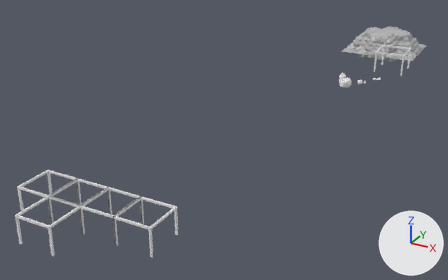
The Blender file Assets/Models/blender/maps/physics-map.blend as it was, and as the next commit left it.
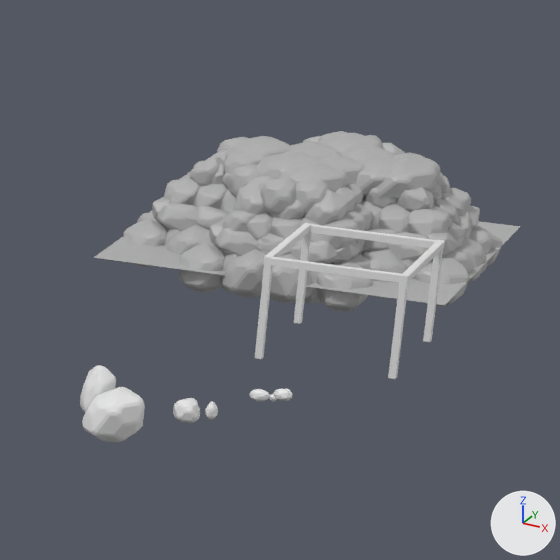
Each version appears first whole from a 50 mm camera at (121.9, -490.4, 133.3) aimed at (-52.3, -173.8, -25.0), and next in a close-up on the part from 72% to 97% of the width and 0% to 40% of the height. Arrows for +X, +Y and +Z are at lower right; the lights stay in place. The older version's two pictures come first.

Script lines for the objects in view, before the commit:
```python
ob_icosphere_009 = bpy.data.objects.new('Icosphere.009', me_icosphere_026)
ob_icosphere_009.location = (10.5, -7.4, 6.8)
ob_icosphere_009.rotation_euler = (0.0, 0.0, 1.571)  # degrees (0, 0, 90)
ob_icosphere_009.scale = (3.94, 3.94, 3.94)
ob_icosphere_010 = bpy.data.objects.new('Icosphere.010', me_icosphere_005)
ob_icosphere_010.location = (-5.0, -13.0, 9.8)
ob_icosphere_010.rotation_euler = (0.361, 0.078, 0.474)  # degrees (21, 4.5, 27)
ob_icosphere_010.scale = (3.61, 3.66, 3.93)
ob_icosphere_011 = bpy.data.objects.new('Icosphere.011', me_icosphere_007)
ob_icosphere_011.location = (-14.5, 4.8, 11.3)
ob_icosphere_011.scale = (4.2, 4.2, 4.2)
ob_icosphere_017 = bpy.data.objects.new('Icosphere.017', me_icosphere_035)
ob_icosphere_017.location = (-11.0, 6.0, 9.8)
ob_icosphere_017.rotation_euler = (0.361, 0.078, -1.097)  # degrees (21, 4.5, -63)
ob_icosphere_017.scale = (3.61, 3.66, 3.93)
# also in view: 'Icosphere.016' at (0.0, 0.0, 1.1); 'Icosphere.004' at (0.0, 0.0, 1.1); 'Icosphere.008' at (-3.4, -94.7, 0.9); 'Cube.001' at (20.4, -56.9, 14.5); 'Cube.002' at (20.4, -56.9, 14.6)
```
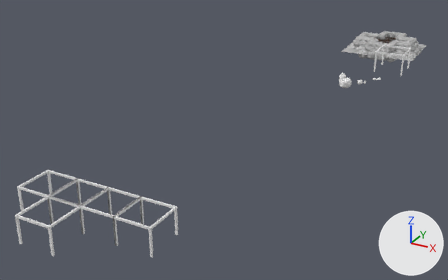
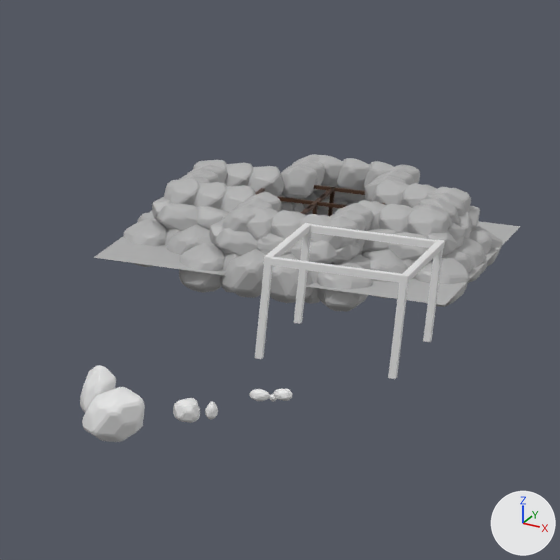
Location of each change, [x1, y1, x2, y2] in pixels of the close-ups (560 x 560 px):
'Icosphere.011', hidden
    before: [212, 131, 440, 215]
'Icosphere.010', hidden
    before: [234, 136, 405, 225]
'Icosphere.017', hidden
    before: [190, 150, 450, 212]
'Icosphere.012', unchanged, uncovered by the edit
    before: [222, 203, 373, 250]
    after: [222, 154, 420, 250]

The change, as a diff of the scene's bpy script:
```diff
--- a/Assets/Models/blender/maps/physics-map.blend.py
+++ b/Assets/Models/blender/maps/physics-map.blend.py
@@ ob_icosphere_017 @@
 ob_icosphere_017.scale = (3.61, 3.66, 3.93)
+ob_icosphere_017.hide_set(True)
@@ ob_icosphere_010 @@
 ob_icosphere_010.scale = (3.61, 3.66, 3.93)
+ob_icosphere_010.hide_set(True)
@@ ob_icosphere_011 @@
 ob_icosphere_011.scale = (4.2, 4.2, 4.2)
+ob_icosphere_011.hide_set(True)
```
